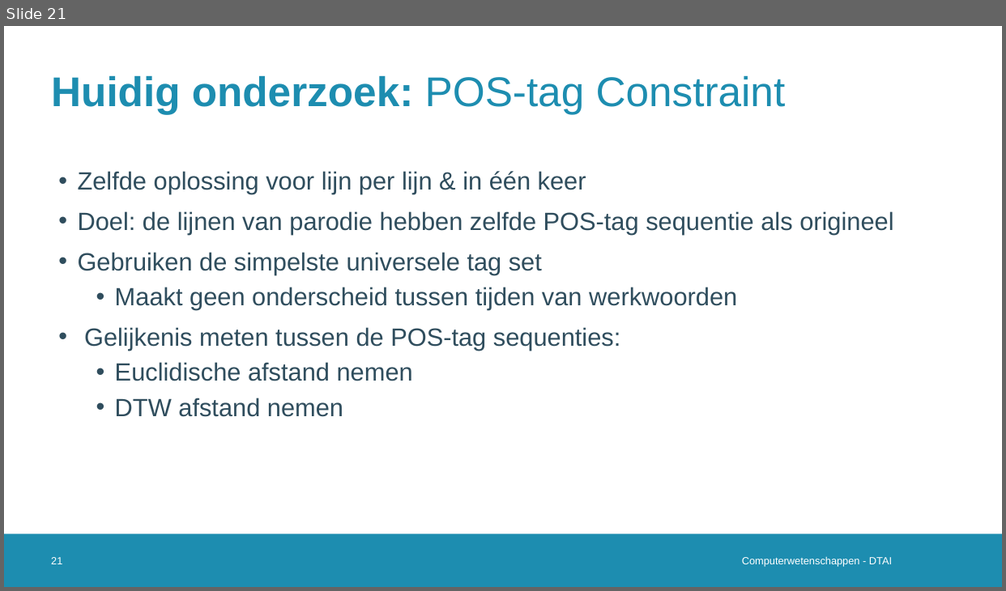
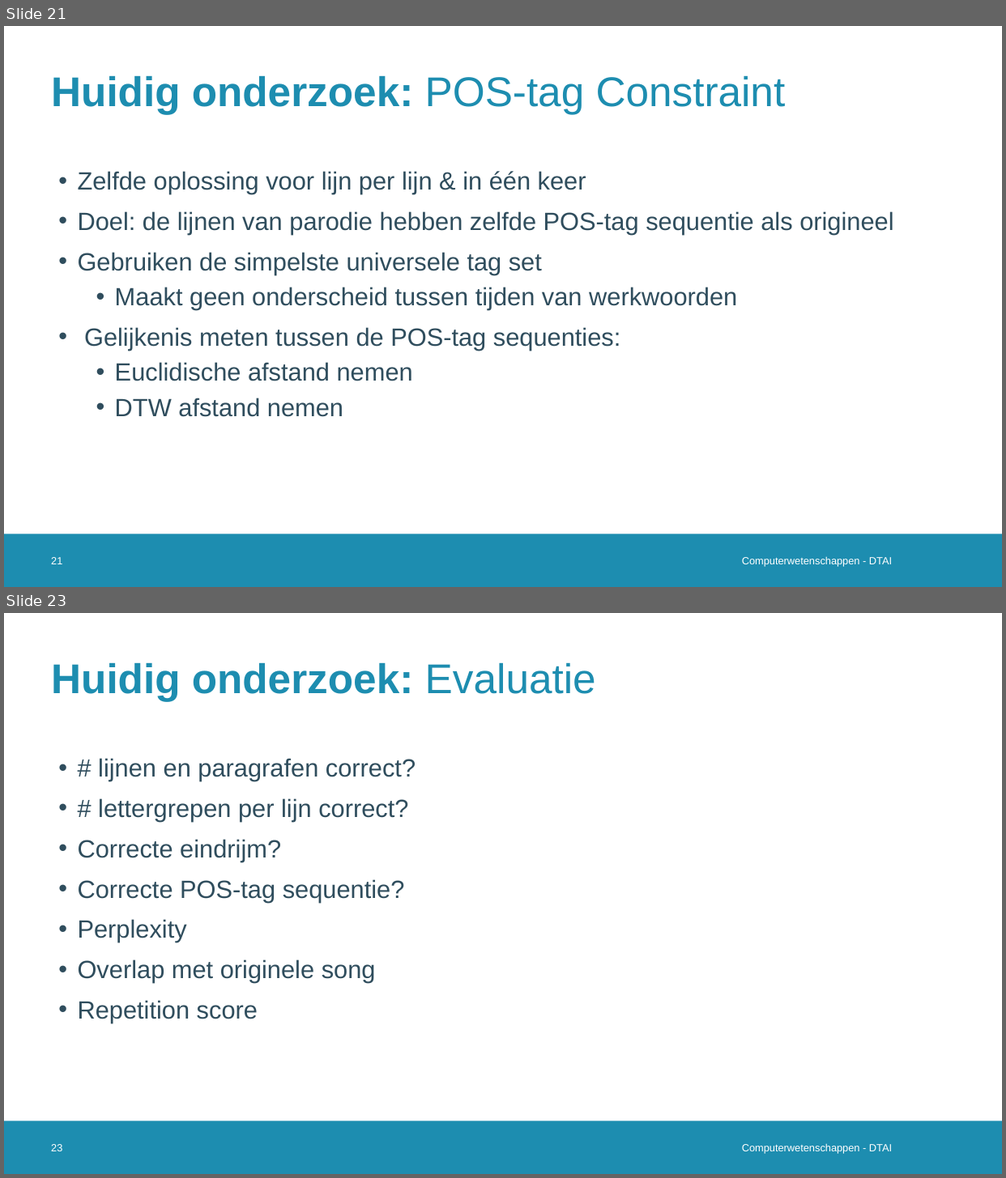
Before and after one commit to Alintermans/Thesis, a slide deck: Presentations/Third Intermediate Presentation/Presentation.pptx. Shown one above the other, each under a label of ours: slide 21 before the commit, slides 21 and 23 after it; the slides between them are not shown. The pictures are 1006x591 and 1006x1178 pixels, drawn with LibreOffice and Linux fonts; fonts in the diff are those of the drawing; background and template pictures are left out. Boxes give left, top, right and bottom in pixels: in the first picture for what was removed or moved away, otherwise in the second. Text is boxed around its words. In the diff, an @@ line names an element or a change of style, - is before the commit and + after.

```diff
--- a/Presentations/Third Intermediate Presentation/Presentation.pptx
+++ b/Presentations/Third Intermediate Presentation/Presentation.pptx
@@ slide 23 added at [4, 613, 1002, 1174], background #FFFFFF; not listed: 1 template element that a slide beside it also shows @@
@@ title added at [51, 662, 596, 701], 40 pt, text #1D8DB0, bold @@
+Huidig onderzoek: Evaluatie
@@ text added at [78, 758, 415, 1024], 24 pt, text #2F4D5D @@
+• # lijnen en paragrafen correct?
+• # lettergrepen per lijn correct?
+• Correcte eindrijm?
+• Correcte POS-tag sequentie?
+• Perplexity
+• Overlap met originele song
+• Repetition score
@@ page number added at [51, 1144, 62, 1152], 10 pt, text #FFFFFF @@
+23
@@ text added at [742, 1144, 892, 1154], 10 pt, text #FFFFFF @@
+Computerwetenschappen - DTAI
```
Also in this commit, not shown: 2 slides changed, 1 other slide added.
